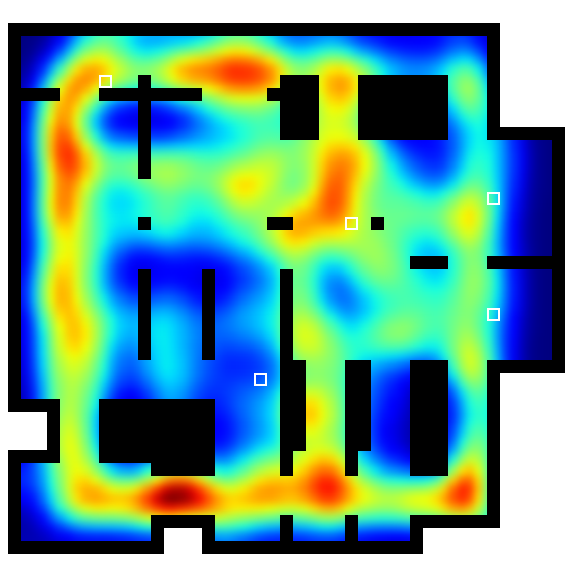
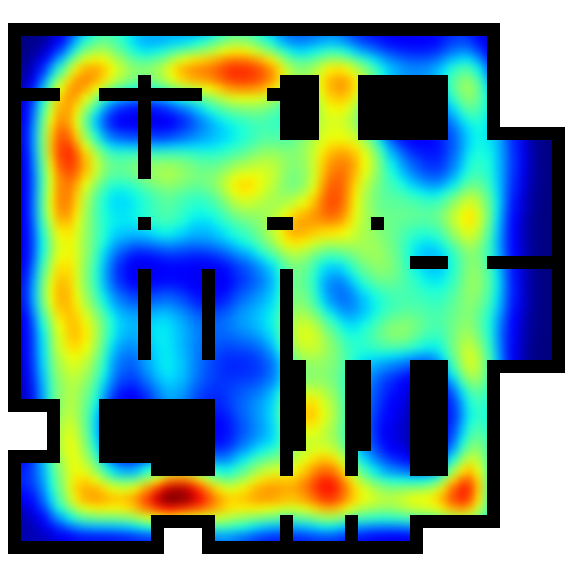
Layers edited between the first and the second 575 x 575 image:
painted on "intense_uniform.png" over [left=99, top=75, right=500, bottom=386]
